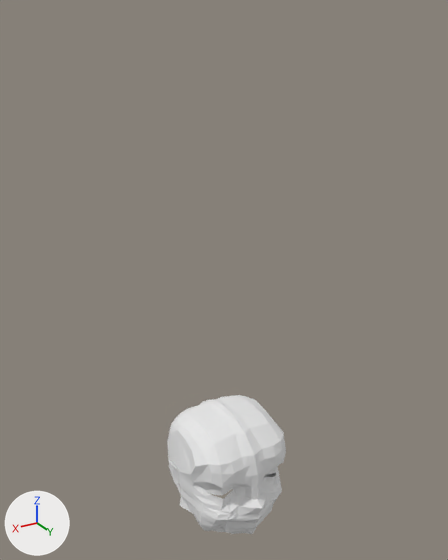
Two versions of the Blender file Character Models/Ba Ba YAAAAS2.blend, one commit apart.
Rendered twice from a camera (50 mm lens) standing at (14.9, 22.1, 24.2) and looking at (-0.2, -3.0, 11.6). Arrows for +X, +Y and +Z are at lower left; the lights stay in place.
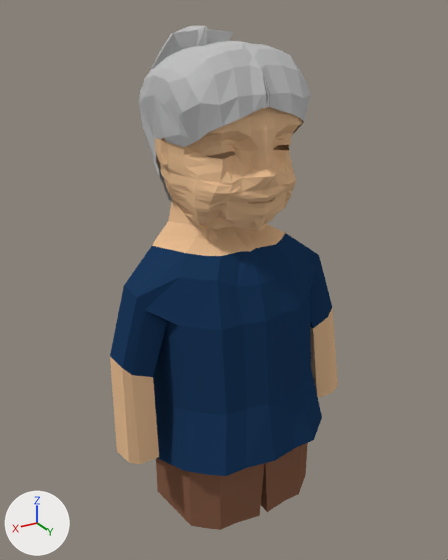
Location of each change, [x1, y1, x2, y2] in pixels of the pictures (448 x 560 px; the box of a moved part takes in the faces that stretch with it):
'Cube', reshaped, moved
    before: [167, 395, 286, 534]
    after: [110, 106, 338, 530]
'Cube.001', added
    after: [139, 26, 310, 201]
part 1 of me_cube_001, moved or reshaped
    before: [192, 445, 286, 512]
    after: [184, 114, 302, 183]
part 2 of me_cube_001, built on
    before: [180, 497, 259, 534]
    after: [110, 199, 338, 530]
part 3 of me_cube_001, recoloured
    before: [167, 395, 285, 534]
    after: [155, 106, 296, 229]

The change, as a diff of the scene's bpy script:
```diff
--- a/Character Models/Ba Ba YAAAAS2.blend.py
+++ b/Character Models/Ba Ba YAAAAS2.blend.py
@@ mat_material_003 @@
+mat_material_003 = diffuse_material('Material.003')
+mat_material_003.base_color = (0.814, 0.516, 0.29)  # beige #e9be93
@@ mat_material_004 @@
+mat_material_004 = diffuse_material('Material.004')
+mat_material_004.base_color = (0.0123, 0.0412, 0.107)  # dark blue #1d395c
@@ mat_material_005 @@
+mat_material_005 = diffuse_material('Material.005')
+mat_material_005.base_color = (0.233, 0.109, 0.0651)  # brown #855d48
@@ mat_material @@
+mat_material = diffuse_material('Material')
+mat_material.base_color = (0.528, 0.528, 0.528)  # light grey #c0c0c0
@@ me_cube_001 @@
 # used by ob_cube; location = (0.02, 0.03, 0.06)
-me_cube_001.from_pydata(...)  # 394 vertices, 360 faces, 1 loose edge; spans x 0.0..3.19, y -5.49..1.24, z -3.02..4.04
+me_cube_001.from_pydata(...)  # 515 vertices, 472 faces, 1 loose edge; spans x 0.0..6.59, y -5.69..2.15, z -18.28..4.04
+# me_cube_001 part 1
+# 39 vertices in x 0.83..2.36, y -1.19..0.05, z 0.08..1.36 move by (0.0, 0.0, 0.18)
+# 4 vertices in x 1.3..1.94, y 0.34..0.47, z 1.64..1.88 move by (0.0, 0.0, 0.26)
+# 2 vertices move from x 0.64..1.18, y -0.12..0.48, z 0.19..1.42 to x 0.64..1.18, y -0.12..0.48, z 0.38..1.64
+# me_cube_001 part 2
+# 1 face is deleted
+# 8 vertices move from x 0.0..2.24, y -4.6..0.35, z -2.99..-2.35 to x 0.0..2.28, y -4.6..0.33, z -2.99..-2.36
+# 114 vertices are added at x 0.0..6.59, y -5.69..2.15, z -18.28..-3.22
+# 7 new vertices lie (0.0, 0.0, 5.57) away from vertices in x 0.0..4.11, y -5.69..-4.43, z -12.72..-12.19
+# 45 new faces join them, mat_material_003 (beige #e9be93)
+# 57 new faces join them, mat_material_004 (dark blue #1d395c)
+# 11 new faces join them, mat_material_005 (brown #855d48)
+# me_cube_001 part 3: 360 faces spanning x 0.0..3.19, y -5.49..1.24, z -3.02..4.04 switch from mat_material_001 (white #e7e7e7) to mat_material_003 (beige #e9be93)
+me_cube_001.materials.append(mat_material_004)  # dark blue #1d395c
+me_cube_001.materials.append(mat_material_005)  # brown #855d48
@@ me_cube_000 @@
+me_cube_000.from_pydata(...)  # 158 vertices, 135 faces; spans x 0.0..3.23, y -7.21..0.81, z -2.05..5.79
+me_cube_000.materials.append(mat_material)  # light grey #c0c0c0
@@ ob_cube @@
 ob_cube = bpy.data.objects.new('Cube', me_cube_001)
-ob_cube.location = (0.02, 0.03, 0.06)
+ob_cube.location = (0.02, 0.03, 17.88)
 _m = ob_cube.modifiers.new('Mirror', 'MIRROR')
@@ ob_cube_001 @@
+ob_cube_001 = bpy.data.objects.new('Cube.001', me_cube_000)
+ob_cube_001.location = (0.02, 0.03, 17.88)
+_m = ob_cube_001.modifiers.new('Mirror', 'MIRROR')
+_m.use_clip = True
```
